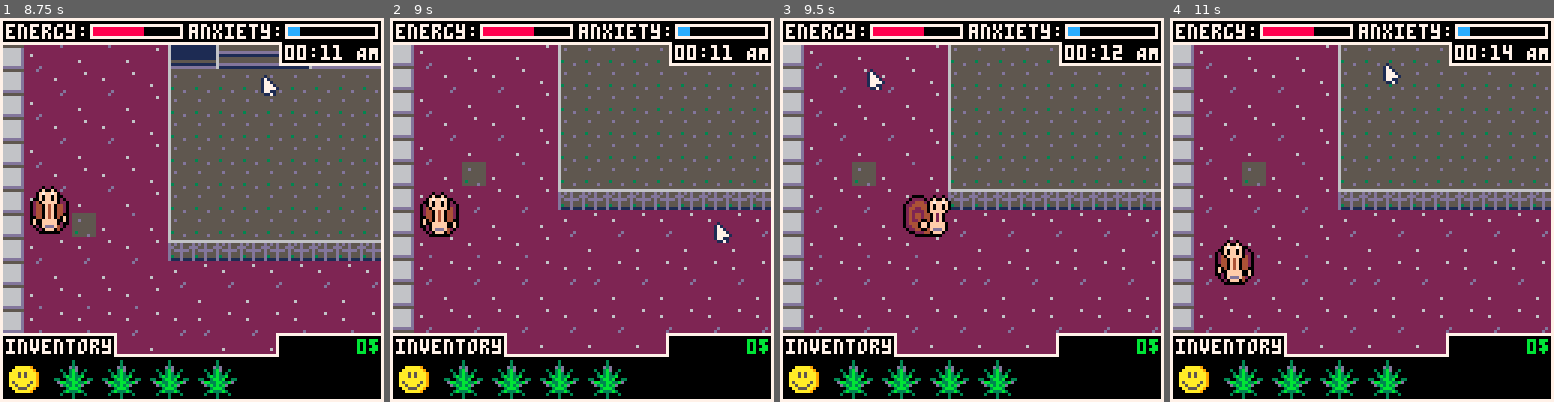
Above: before the commit, frames 1-4 (left to right).
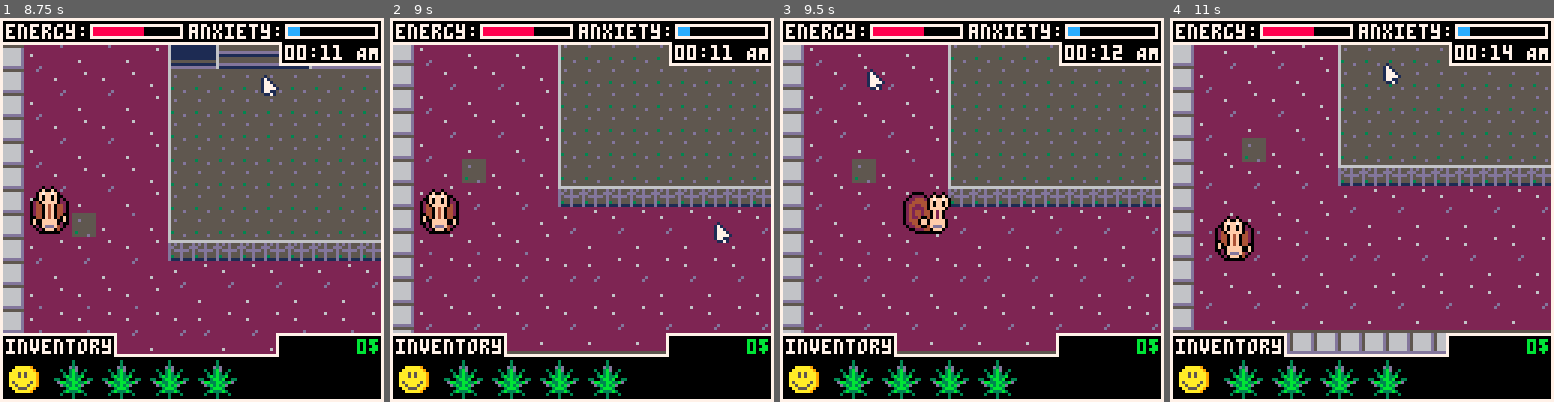
Above: after the commit, the same moments.

Repository: ekaktusz/ld53delivery
Game: PICO-8 cartridge delivery.p8
Two runs of this game, one before a commit and one after it. Both use one fixed random seed, a clock stepped at 60 frames per second and the inputs below.
Inputs (mouse positions are in pixels of both pictures, inside the frame that each line leads up to):
- Up to frame 1 (8.75 s): tap X (X key) at 0.33, 1.07, 1.85, 2.97, 4.08, 5.2, 6.32, 7.43, 8.55 s; click (280, 121) at 0.67 s; click (46, 267) at 1.22 s; hold Right 1.6-2.1 s; click (107, 114) at 1.77 s; hold Up 2.15-2.42 s; click (172, 259) at 2.32 s; hold Right 2.47-3.03 s; click (234, 106) at 2.87 s; hold Left 3.08-3.58 s; click (295, 256) at 3.42 s; hold Down 3.63-3.97 s; click (61, 102) at 3.97 s; hold Right 4.02-4.68 s; click (122, 248) at 4.52 s; hold Up 4.73-5.03 s; click (184, 94) at 5.07 s; hold Left 5.08-5.68 s; click (249, 244) at 5.62 s; hold Down 5.73-6.03 s; hold Right 6.08-6.58 s; click (311, 90) at 6.17 s; hold Right 6.63-7.13 s; click (76, 236) at 6.72 s; hold Up 7.18-7.45 s; click (138, 83) at 7.27 s; hold Right 7.5-8.07 s; click (199, 229) at 7.82 s; hold Left 8.12-8.62 s; click (264, 79) at 8.37 s; hold Down from 8.67 s (still down)
- Up to frame 2 (9 s): keep holding Down; click (716, 225) at 8.92 s
- Up to frame 3 (9.5 s): release Down at 9 s; hold Right from 9.05 s (still down); click (868, 71) at 9.47 s
- Up to frame 4 (11 s): tap X (X key) at 9.67, 10.78 s; release Right at 9.72 s; hold Up 9.77-10.07 s; click (1323, 217) at 10.02 s; hold Left 10.12-10.72 s; click (1385, 64) at 10.57 s; hold Down from 10.77 s (still down)

Frame 1 is identical in both runs. In frame 2, 8.5% of the frame differs, in the area x 0-100%, y 7-88%; in frame 3, 8.7%; in frame 4, 12%, in the area x 6-100%, y 7-88%.

Commit message:
camera fixes

Diff:
--- a/include/camera.lua
+++ b/include/camera.lua
@@ -4,8 +4,8 @@
 }
 
 function camera_set_position(x,y)
-    cam.x = mid(0,x,cam.max_x or 320)
-    cam.y = mid(0,y,cam.max_x or 32*4)
+    cam.x = mid(0,x,cam.max_x or 336)
+    cam.y = mid(0,y,cam.max_x or 34*4)
     camera(cam.x, cam.y)
 end
 
